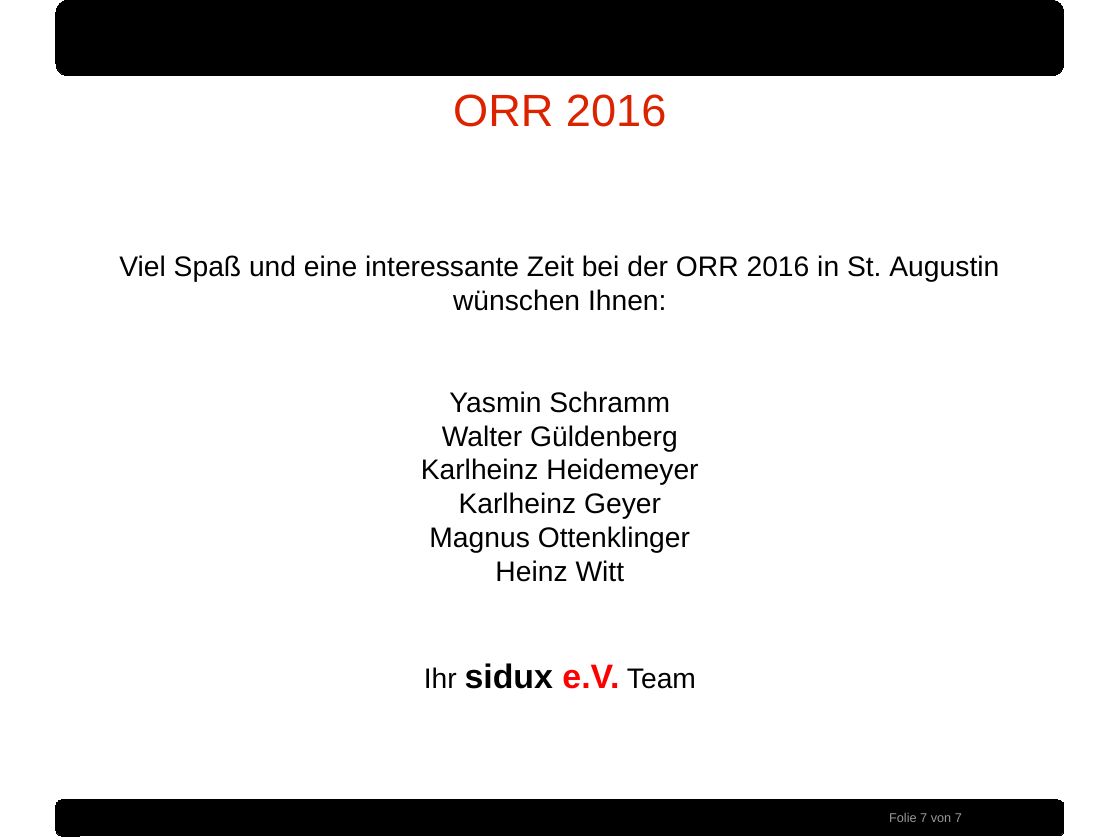
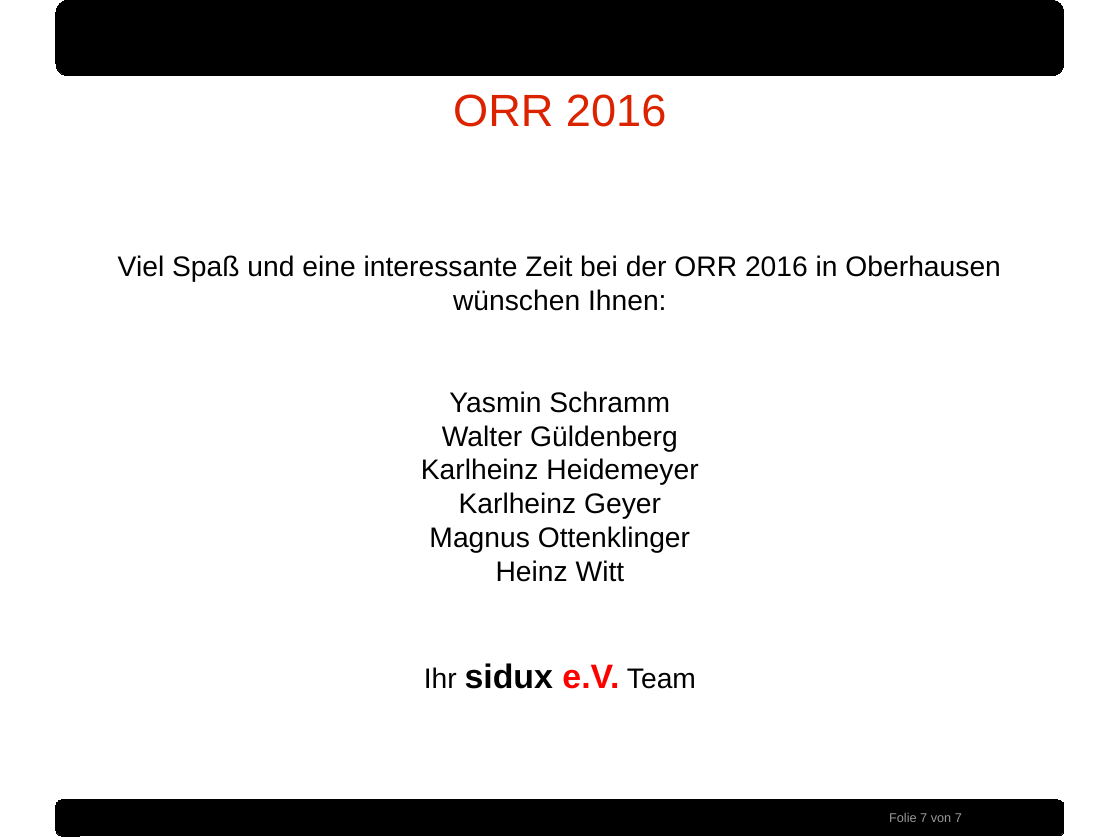
Before and after one commit to sidux-ev/praesentation, a slide deck: slide 7 of bin/orr2016.odp. Drawn at 1120x840 pixels with LibreOffice and Linux fonts; fonts in the diff are those of the drawing; background and template pictures are left out. Boxes give left, top, right and bottom in pixels: in the first picture for what was removed or moved away, otherwise in the second. Text is boxed around its words. In the diff, an @@ line names an element or a change of style, - is before the commit and + after.

```diff
--- a/bin/orr2016.odp
+++ b/bin/orr2016.odp
@@ text at [118,255,1000,311]: text changed @@
-Viel Spaß und eine interessante Zeit bei der ORR 2016 in St. Augustin wünschen Ihnen:
+Viel Spaß und eine interessante Zeit bei der ORR 2016 in Oberhausen wünschen Ihnen:
```
Also in this commit, not shown: 1 other slide changed, 2 other files.
